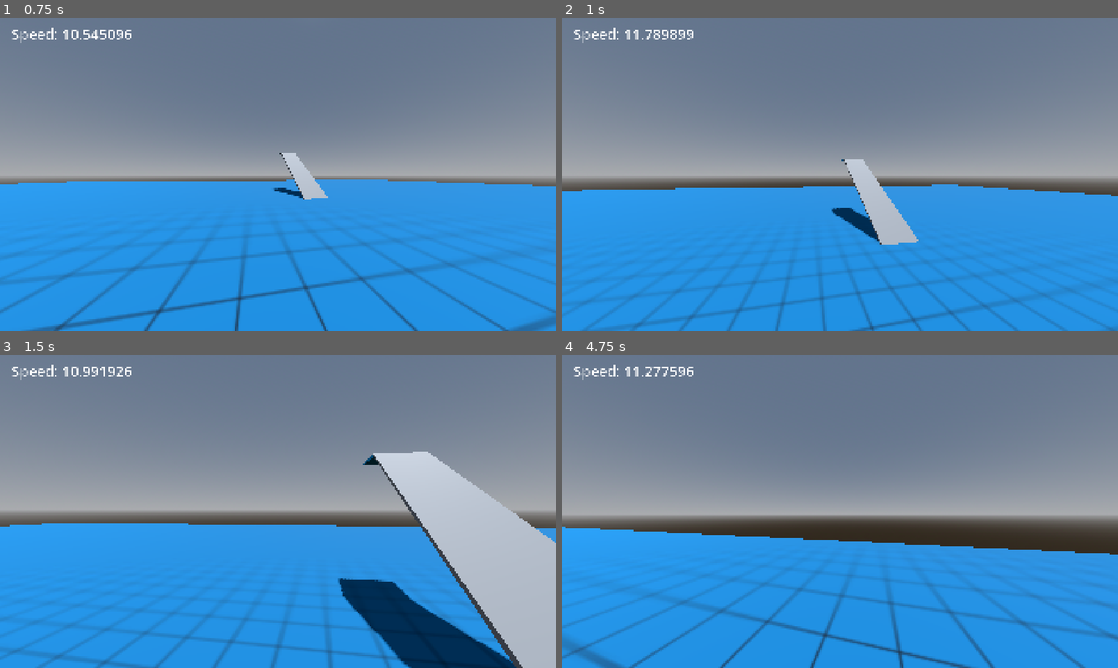
Above: before the commit, frames 1-4 (two rows, left to right).
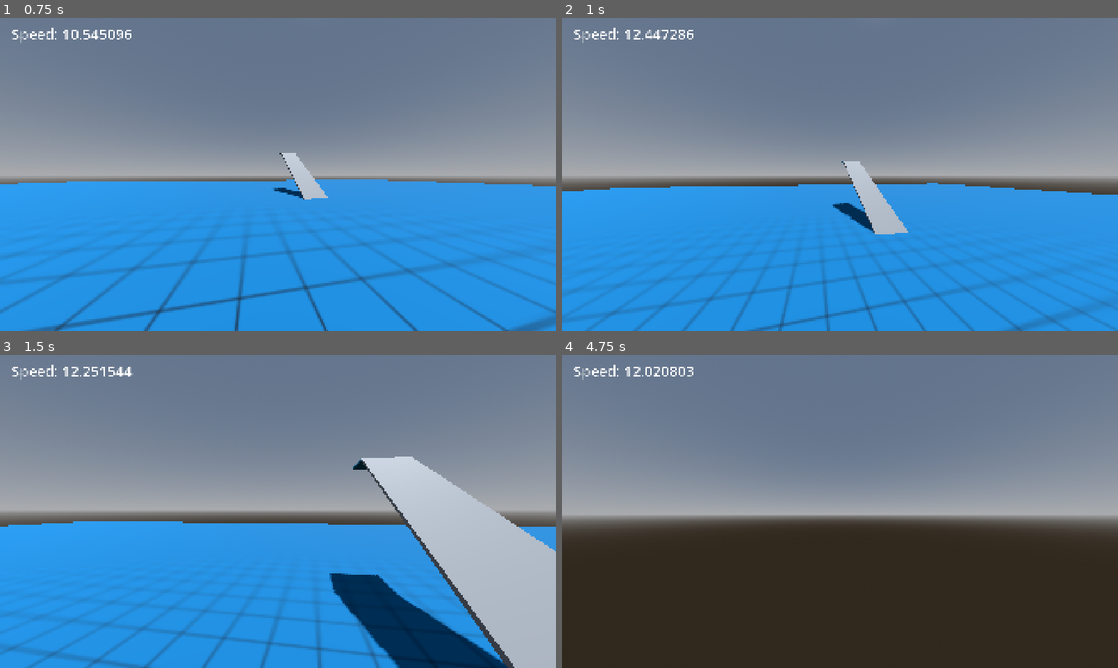
Above: after the commit, the same moments.

Repository: BilgiPasa/3d-first-person-movement-3
Game: Godot game, scene res://Scenes/main_scene.tscn
The game is run twice, just before and just after one commit, with the same random seed, the same clock (stepped at 60 frames per second) and the same inputs.
Inputs (mouse positions are in pixels of both pictures, inside the frame that each line leads up to):
- Up to frame 1 (0.75 s): tap Enter at 0.5 s; move the mouse to (305, 174) at 0.52 s; hold W (move_forward) from 0.53 s (still down); hold R (run) from 0.53 s (still down)
- Up to frame 2 (1 s): keep holding W (move_forward); keep holding R (run); tap Space (jump) at 0.77 s
- Up to frame 3 (1.5 s): keep holding W (move_forward); move the mouse to (250, 511) at 1.27 s; release R (run) at 1.28 s; tap C (camera_zoom) at 1.35 s
- Up to frame 4 (4.75 s): keep holding W (move_forward); tap Space (jump) at 1.52, 3.02, 3.77, 4.52 s; tap R (run) at 1.55, 2.3, 2.85, 4.55 s; move the mouse to (851, 505) at 2.02 s; hold Shift (crouch) 2.03-2.78 s; move the mouse to (834, 517) at 2.77 s; move the mouse to (878, 514) at 3.52 s; hold R (run) 3.53-4.28 s; move the mouse to (795, 508) at 4.27 s; tap C (camera_zoom) at 4.35 s

Frame 1 is identical in both runs. In frame 2, 5.1% of the frame differs, in the area x 0-100%, y 3-100%; in frame 3, 7.3%; in frame 4, 41%.

Commit message:
Update run_inputin player, Update player state machine

Diff:
--- a/Scripts/player.gd
+++ b/Scripts/player.gd
@@ -43,11 +43,11 @@
 # Player States
 enum States
 {
-	IDLE,
-	WALKING,
-	RUNNING,
-	CROUCHING,
-	CROUCH_WALKING
+	IDLE = 0,
+	CROUCHING = 1,
+	WALKING = 2,
+	RUNNING = 3,
+	CROUCH_WALKING = 4
 }
 
 # Player State Variable
@@ -106,7 +106,7 @@
 
 # * Get inputs
 func _process(_delta: float) -> void:
-	run_input = Input.is_action_pressed("run") && Input.is_action_pressed("move_forward")
+	run_input = Input.is_action_pressed("run")
 	crouch_input = Input.is_action_pressed("crouch")
 	jump_input = Input.is_action_pressed("jump")
 
@@ -224,7 +224,7 @@
 
 func player_state_machine(state: States) -> States:
 	if state == States.IDLE:
-		if is_moving_with_WASD():
+		if is_moving():
 			return States.WALKING
 		else:
 			if crouch_input:
@@ -232,7 +232,7 @@
 			else:
 				return States.IDLE
 	elif state == States.CROUCHING:
-		if is_moving_with_WASD():
+		if is_moving():
 			return States.CROUCH_WALKING
 		else:
 			if crouch_input:
@@ -240,7 +240,7 @@
 			else:
 				return States.IDLE
 	elif state == States.WALKING:
-		if is_moving_with_WASD():
+		if is_moving():
 			if crouch_input:
 				return States.CROUCH_WALKING
 			elif run_input:
@@ -250,7 +250,7 @@
 		else:
 			return States.IDLE
 	elif state == States.RUNNING:
-		if is_moving_with_WASD():
+		if is_moving():
 			if run_input:
 				return States.RUNNING
 			else:
@@ -261,7 +261,7 @@
 		else:
 			return States.IDLE
 	elif state == States.CROUCH_WALKING:
-		if is_moving_with_WASD():
+		if is_moving():
 			if crouch_input:
 				return States.CROUCH_WALKING
 			else:
@@ -269,10 +269,10 @@
 		else:
 			return States.CROUCHING
 	else:
-		return States.IDLE
-
-func is_moving_with_WASD() -> bool:
-	return move_vector.length() > MIN && get_speed() > MIN
+		return state
+
+func is_moving() -> bool:
+	return get_speed() > MIN
 
 func get_speed() -> float:
 	return sqrt(pow(linear_velocity.x, 2) + pow(linear_velocity.z, 2))
